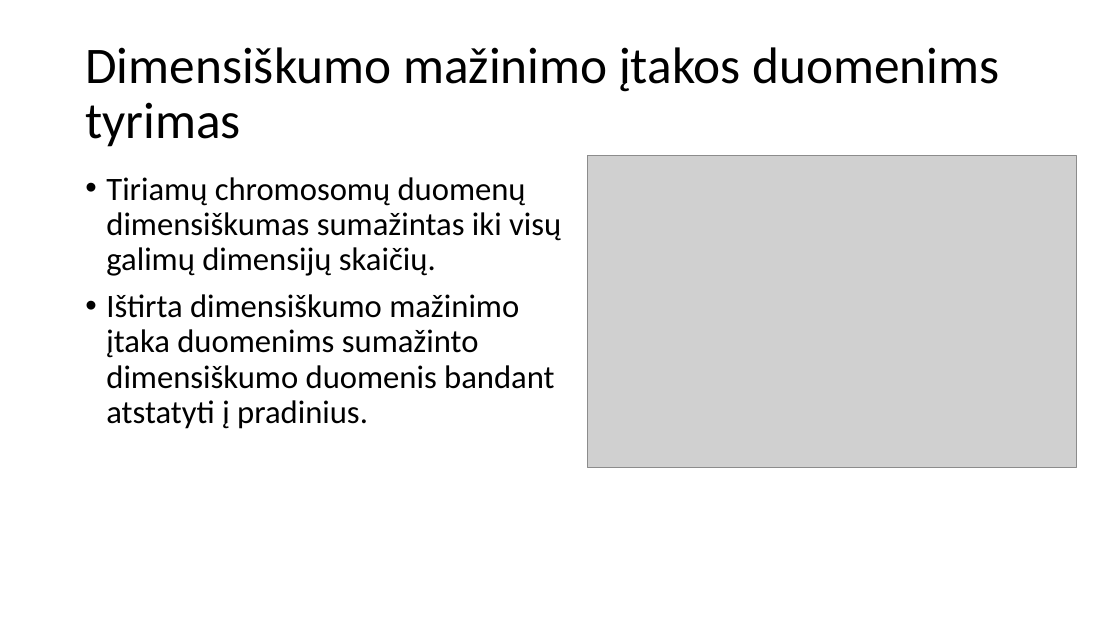
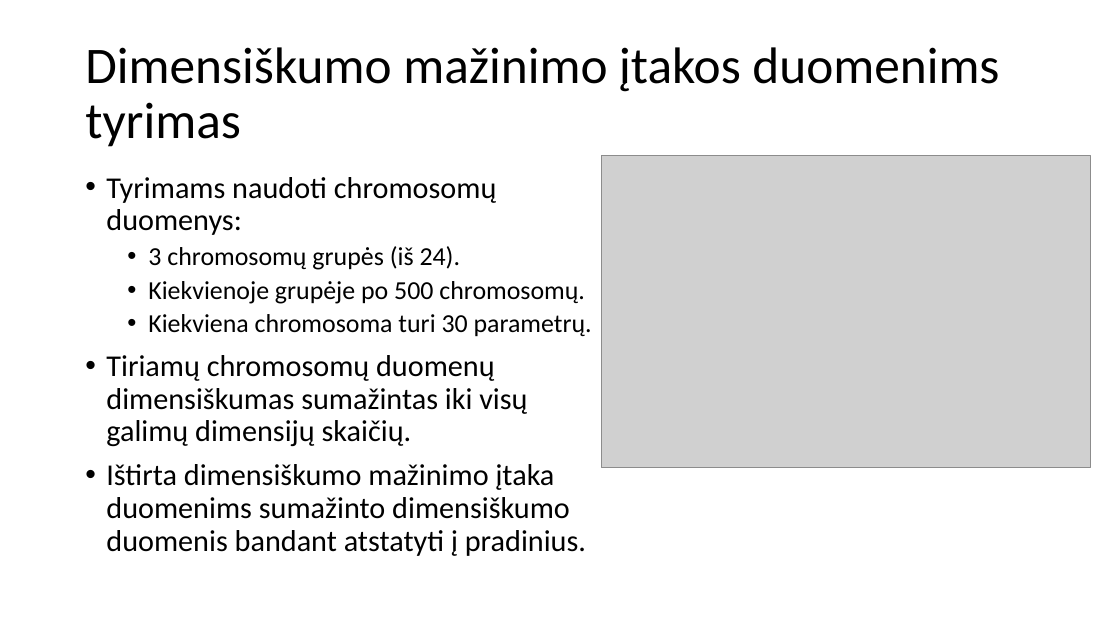
Before and after one commit to donce/bakalauras, a slide deck: slide 7 of pristatymas.pptx. Drawn at 1120x630 pixels with LibreOffice and Linux fonts; fonts in the diff are those of the drawing; grey boxes stand for pictures. Boxes give left, top, right and bottom in pixels: in the first picture for what was removed or moved away, otherwise in the second. Text is boxed around its words. In the diff, an @@ line names an element or a change of style, - is before the commit and + after.

Commit message:
Update of presentation

```diff
--- a/pristatymas.pptx
+++ b/pristatymas.pptx
@@ text at [106,177,592,337]: paragraphs added @@
+• Tyrimams naudoti chromosomų duomenys:
+  • 3 chromosomų grupės (iš 24).
+  • Kiekvienoje grupėje po 500 chromosomų.
+  • Kiekviena chromosoma turi 30 parametrų.
@@ picture: place and size @@
-picture at [587,155,1076,468]
+picture at [602,155,1091,468]
@@ text at [106,355,586,556]: size 28 to 25.9 pt in "Tiriamų chromosomų duomenų dimensiškumas sumažintas iki visų ...", "Ištirta dimensiškumo mažinimo įtaka duomenims sumažinto dime ..." @@
```
Also in this commit, not shown: 3 other slides changed.
